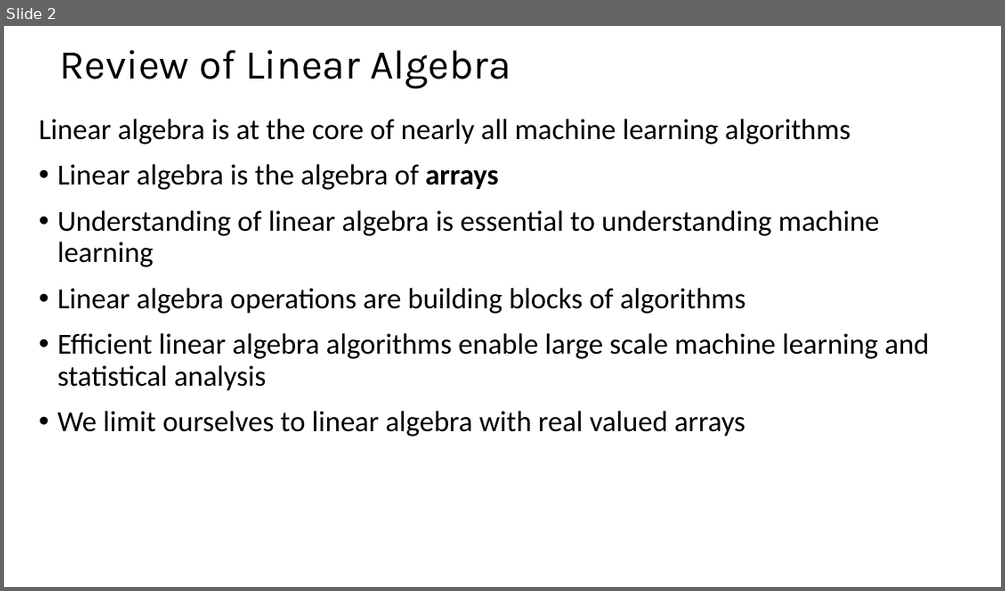
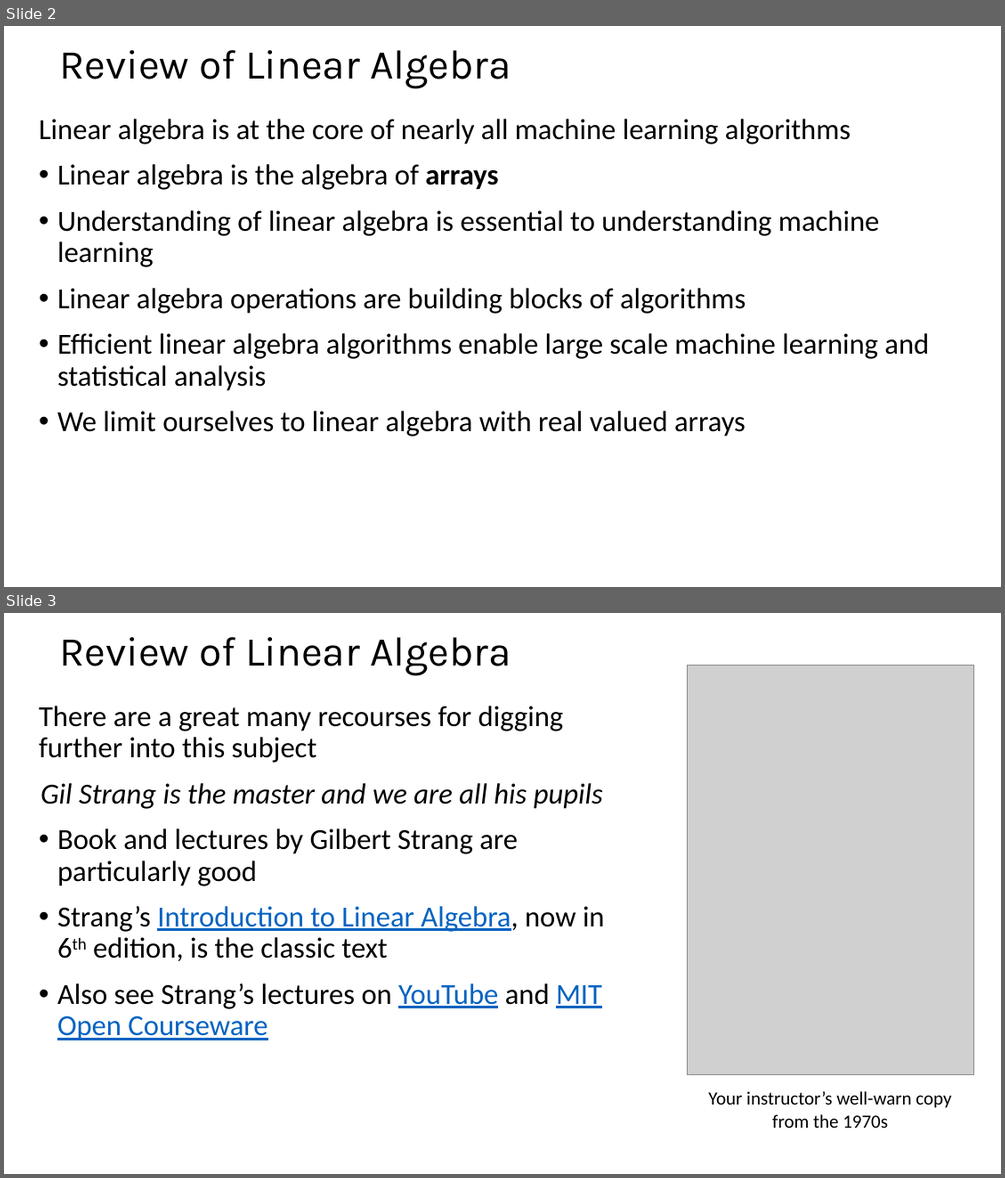
Before and after one commit to StephenElston/CSCI-E-83, a slide deck: SupplementaryMaterials/ReviewOfLinearAlgebra.pptx. Shown one above the other, each under a label of ours: slide 2 before the commit, slides 2 and 3 after it. The pictures are 1005x591 and 1005x1178 pixels, drawn with LibreOffice and Linux fonts; fonts in the diff are those of the drawing; grey boxes stand for pictures. Boxes give left, top, right and bottom in pixels: in the first picture for what was removed or moved away, otherwise in the second. Text is boxed around its words. In the diff, an @@ line names an element or a change of style, - is before the commit and + after.

Commit message:
Updared linear algebra review material

```diff
--- a/SupplementaryMaterials/ReviewOfLinearAlgebra.pptx
+++ b/SupplementaryMaterials/ReviewOfLinearAlgebra.pptx
@@ slide 3 added at box(4, 613, 1001, 1174), background #FFFFFF @@
@@ title added at box(59, 637, 511, 675), 39.6 pt, text #000000 @@
+Review of Linear Algebra
@@ picture added at box(687, 666, 974, 1075) @@
@@ text added at box(39, 706, 605, 1040), 28 pt, text #000000 @@
+There are a great many recourses for digging further into this subject
+Gil Strang is the master and we are all his pupils
+• Book and lectures by Gilbert Strang are particularly good
+• Strang’s Introduction to Linear Algebra, now in 6th edition, is the classic text
+• Also see Strang’s lectures on YouTube and MIT Open Courseware
@@ text added at box(708, 1091, 951, 1127), 18 pt, text #000000 @@
+Your instructor’s well-warn copy from the 1970s
```
Also in this commit, not shown: 3 slides changed, 1 other slide added, 1 other file.
